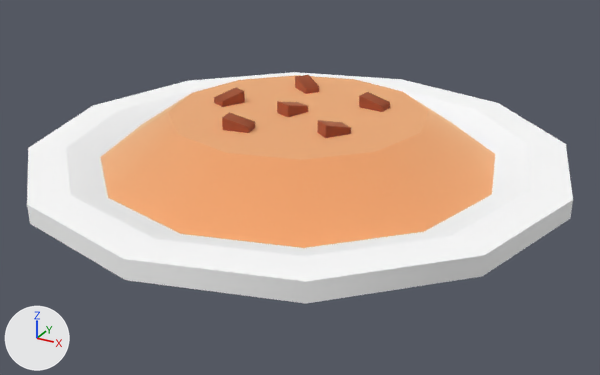
Renders of the glTF model public/assets/models/food/plateSauerkraut.GLB from each side of a commit.
Before and after are seen from a 50 mm lens placed at (0.626, -1.133, 0.582), pointed at (0.014, -0.022, 0.026). Lighting does not change. The marker at lower left points along +X, +Y and +Z.

Names of what the first picture shows: 'plateSauerkraut'.
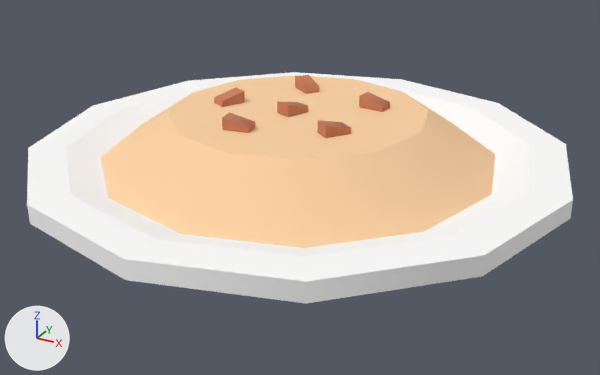
The newer file is also turned or shifted as a whole; pictures and numbers use the older file's frame.

What differs and where, as boxes (x1, y1, x2, y2) in the pictures (600 x 375 px):
'plateSauerkraut', recoloured (orange to beige): (76, 73, 507, 254) in both

Diff of the bpy script that builds the scene:
```diff
--- a/public/assets/models/food/plateSauerkraut.GLB.py
+++ b/public/assets/models/food/plateSauerkraut.GLB.py
@@ mat_brownlight_238 @@
+mat_brownlight_238 = principled_material('brownLight.238')
+mat_brownlight_238.base_color = (0.979, 0.643, 0.367)  # beige #fdd2a3
+mat_brownlight_238.roughness = 1.0
@@ mat_browndark_210 @@
+mat_browndark_210 = principled_material('brownDark.210')
+mat_browndark_210.base_color = (0.591, 0.213, 0.113)  # orange #ca7f5e
+mat_browndark_210.roughness = 1.0
@@ me_mesh_platesauerkraut_001 @@
 me_mesh_platesauerkraut_001.from_pydata(...)  # 132 vertices, 260 faces; spans x -0.446..0.446, y -0.446..0.446, z 0.0..0.17
 me_mesh_platesauerkraut_001.materials.append(mat_defaultmat_161)
-me_mesh_platesauerkraut_001.materials.append(mat_brownlight_168)  # beige #fdd2a3
-me_mesh_platesauerkraut_001.materials.append(mat_browndark_150)  # orange #ca7f5e
+me_mesh_platesauerkraut_001.materials.append(mat_brownlight_238)  # beige #fdd2a3
+me_mesh_platesauerkraut_001.materials.append(mat_browndark_210)  # orange #ca7f5e
```
